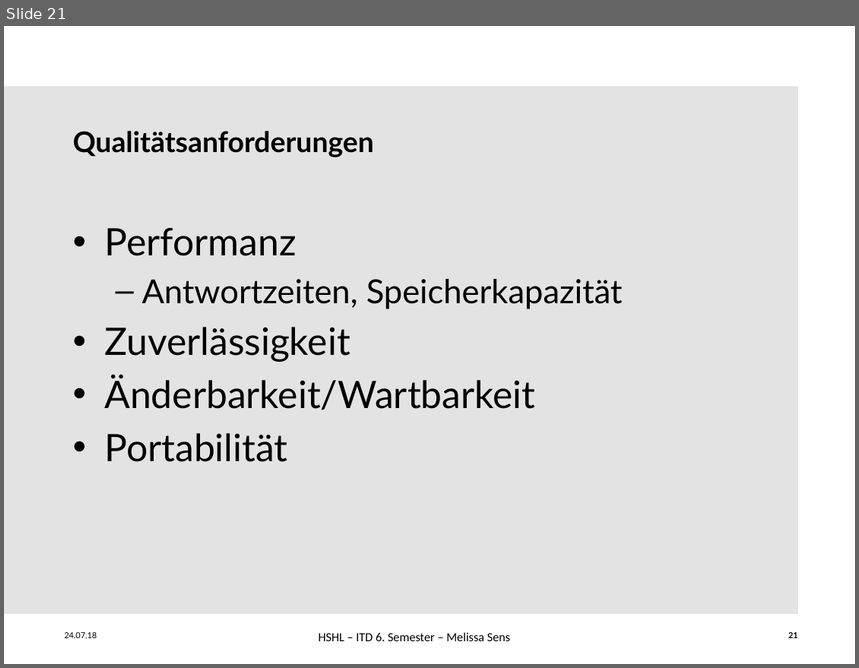
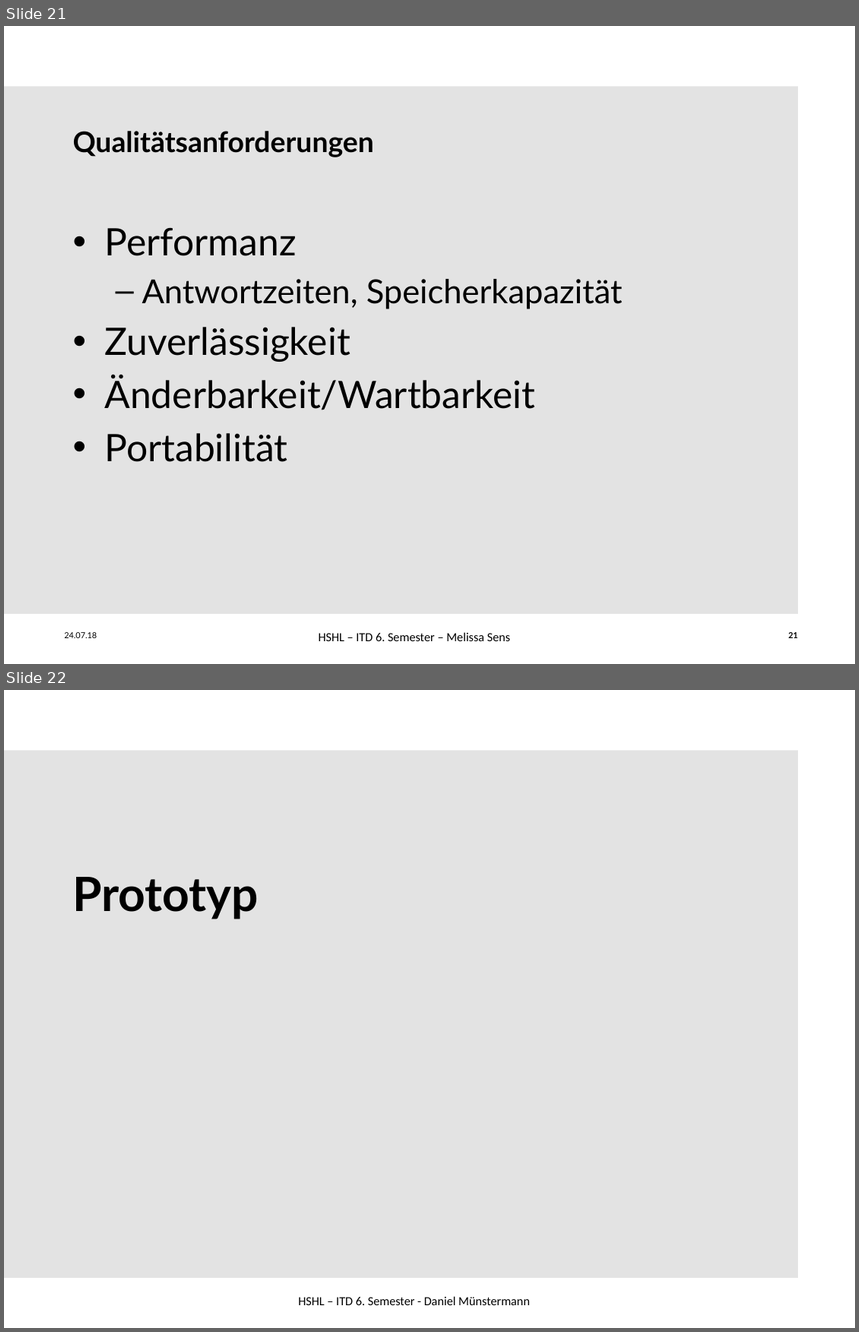
Before and after one commit to ChristineAgethen/Interaktionskonzept_Rollstuhl, a slide deck: Interaktionskonzept.pptx. Shown one above the other, each under a label of ours: slide 21 before the commit, slides 21 and 22 after it. The pictures are 859x668 and 859x1332 pixels, drawn with LibreOffice and Linux fonts; fonts in the diff are those of the drawing; background and template pictures are left out. Boxes give left, top, right and bottom in pixels: in the first picture for what was removed or moved away, otherwise in the second. Text is boxed around its words. In the diff, an @@ line names an element or a change of style, - is before the commit and + after.

```diff
--- a/Interaktionskonzept.pptx
+++ b/Interaktionskonzept.pptx
@@ slide 22 added at bbox=[4, 690, 855, 1328], background #FFFFFF; not listed: 1 template element that a slide beside it also shows @@
@@ title added at bbox=[73, 877, 259, 920], 40 pt, text #000000, bold @@
+Prototyp
@@ text added at bbox=[298, 1296, 530, 1306], 10.5 pt, text #000000 @@
+HSHL – ITD 6. Semester - Daniel Münstermann
```
Also in this commit, not shown: 2 slides changed, 4 other slides added, 1 other file.
